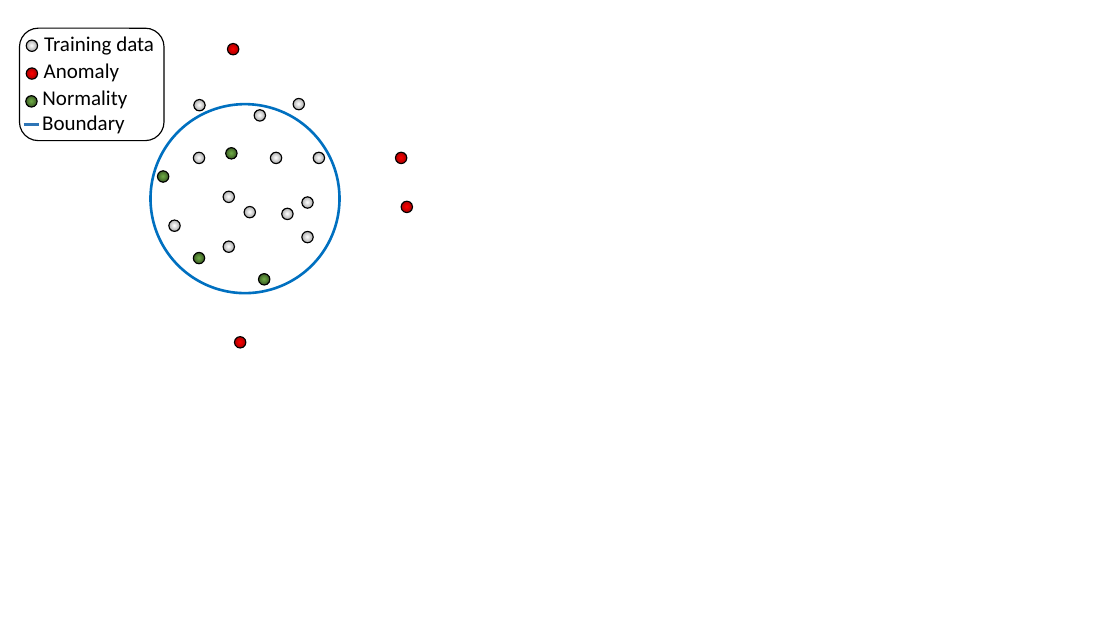
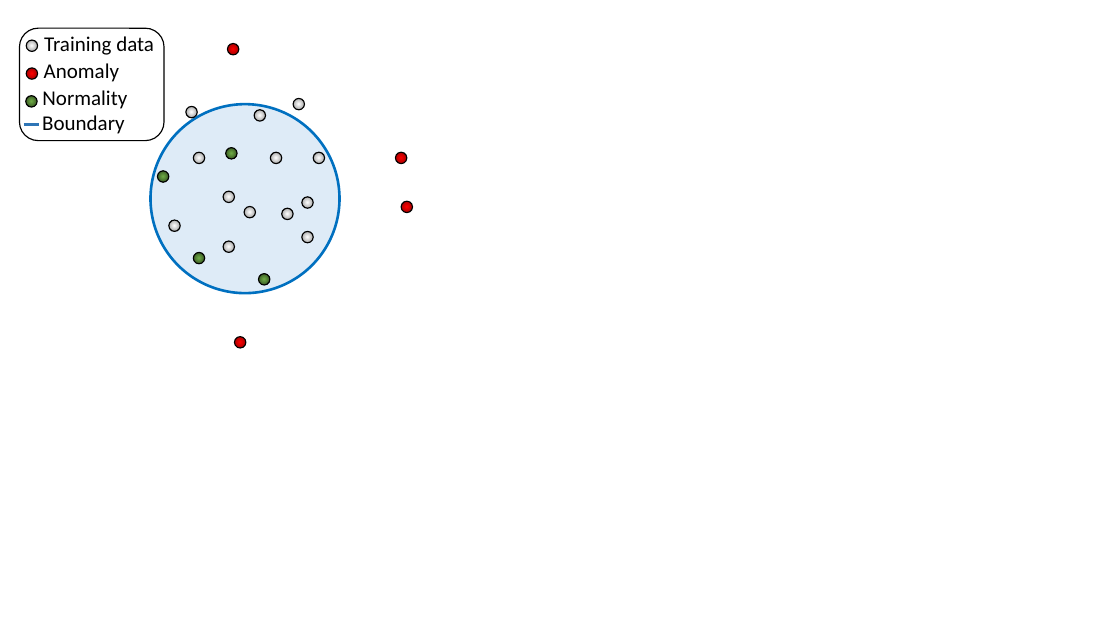
Before and after one commit to Bendername/is101f16, a slide deck: slide 1 of Second-Article/graphics/Figures.pptx. Drawn at 1120x630 pixels with LibreOffice and Linux fonts; fonts in the diff are those of the drawing. Boxes give left, top, right and bottom in pixels: in the first picture for what was removed or moved away, otherwise in the second. Text is boxed around its words. In the diff, an @@ line names an element or a change of style, - is before the commit and + after.

```diff
--- a/Second-Article/graphics/Figures.pptx
+++ b/Second-Article/graphics/Figures.pptx
@@ ellipse at box(150, 104, 339, 293): fill none to #DEEBF7 @@
@@ ellipse: place and size @@
-ellipse at box(194, 99, 206, 111)
+ellipse at box(186, 107, 197, 118)
```
Also in this commit, not shown: 1 other slide changed, 2 slides added, 1 other file.
